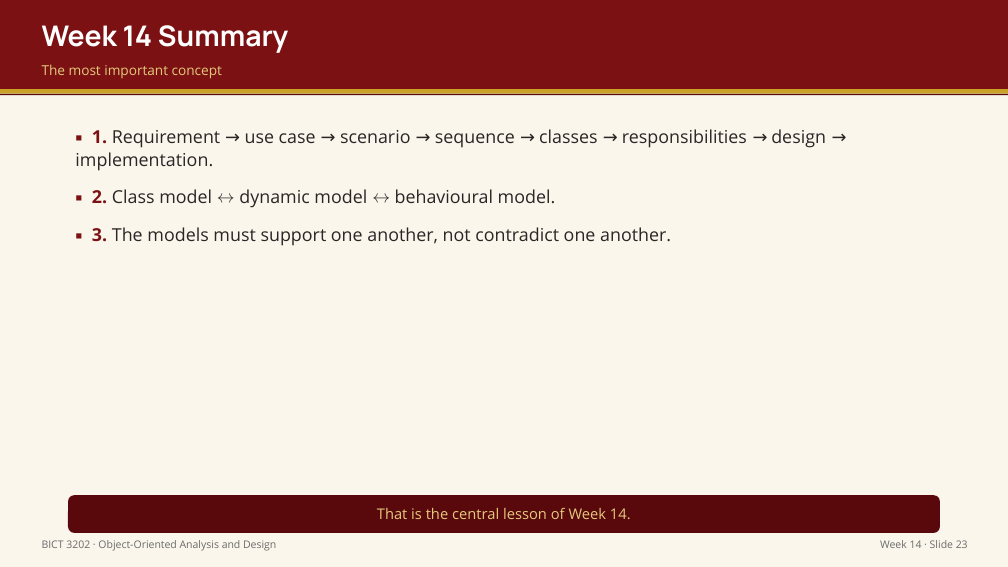
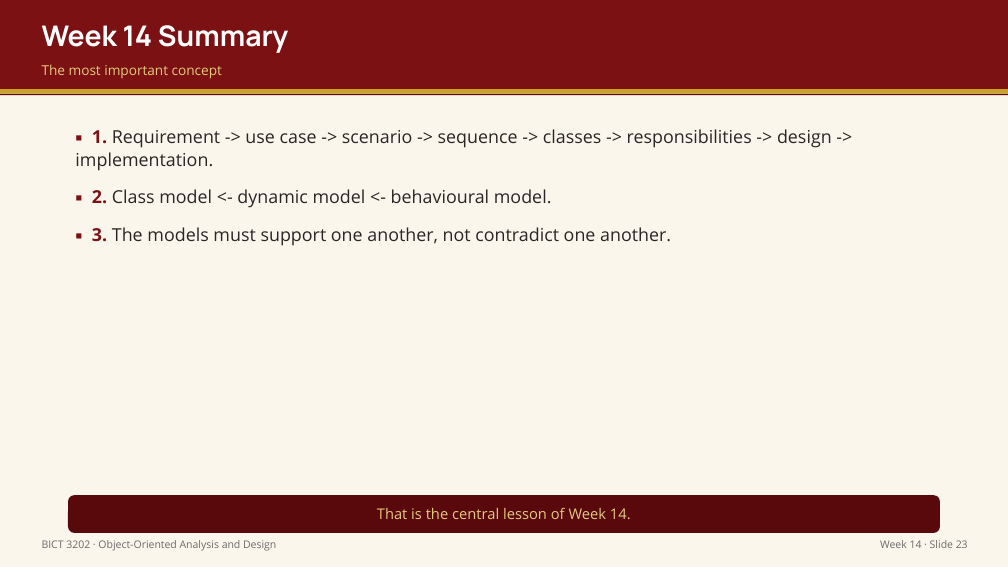
Before and after one commit to mrtc-solutions/OOP-MODULE, a slide deck: slide 24 of output/week14/Week14_Presentation_BICT3202_OOAD.pptx. Drawn at 1008x567 pixels with LibreOffice and Linux fonts; fonts in the diff are those of the drawing. Boxes give left, top, right and bottom in pixels: in the first picture for what was removed or moved away, otherwise in the second. Text is boxed around its words. In the diff, an @@ line names an element or a change of style, - is before the commit and + after.

```diff
--- a/output/week14/Week14_Presentation_BICT3202_OOAD.pptx
+++ b/output/week14/Week14_Presentation_BICT3202_OOAD.pptx
@@ text at [75,129,832,208]: text changed @@
-▪ 1. Requirement → use case → scenario → sequence → classes → responsibilities → design → implementation.
-▪ 2. Class model ↔ dynamic model ↔ behavioural model.
+▪ 1. Requirement -> use case -> scenario -> sequence -> classes -> responsibilities -> design -> implementation.
+▪ 2. Class model <- dynamic model <- behavioural model.
```
Also in this commit, not shown: 7 other slides changed, 44 other files.
